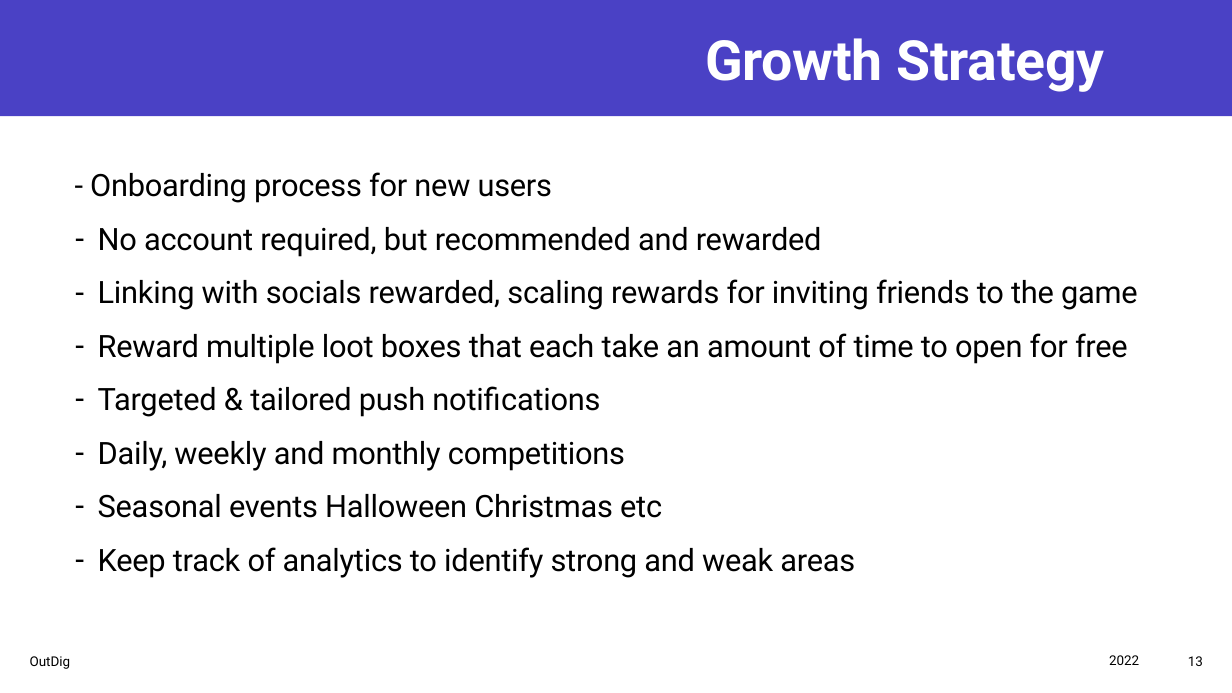
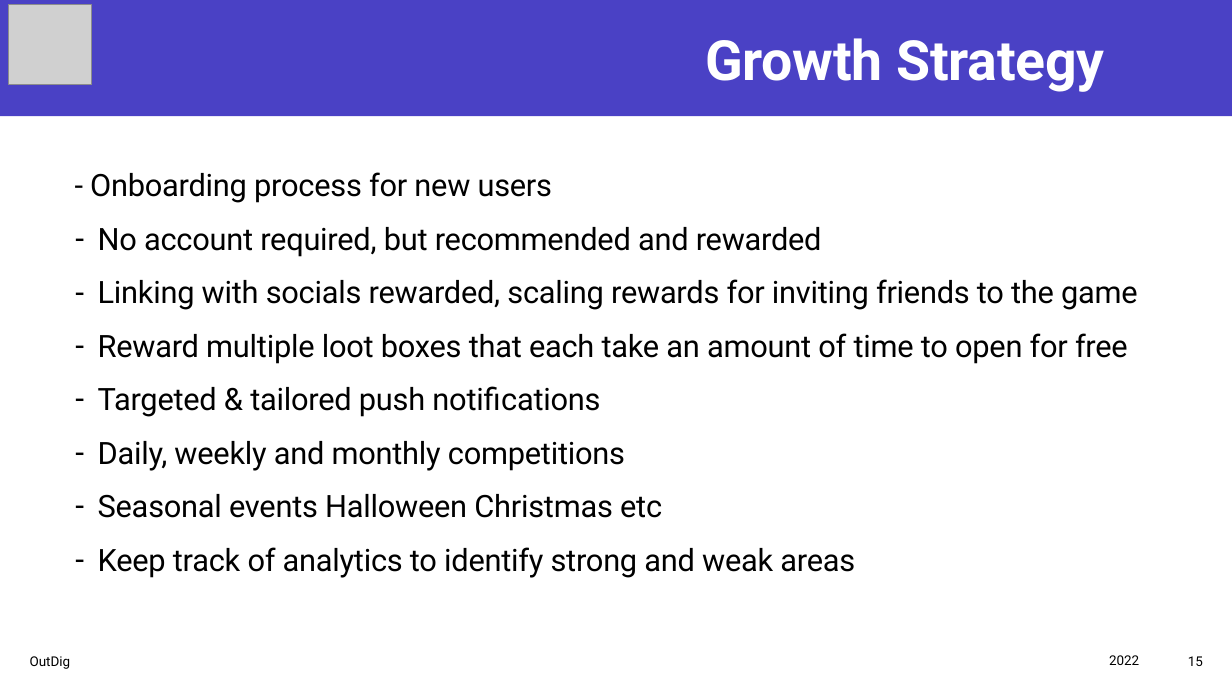
Before and after one commit to Joe34441/IndieDevPPT, a slide deck: slide 15 of CT6018 Joe Mason s4001719.pptx (slide 13 before the commit). Drawn at 1232x693 pixels with LibreOffice and Linux fonts; fonts in the diff are those of the drawing; grey boxes stand for pictures. Boxes give left, top, right and bottom in pixels: in the first picture for what was removed or moved away, otherwise in the second. Text is boxed around its words. In the diff, an @@ line names an element or a change of style, - is before the commit and + after.

```diff
--- a/CT6018 Joe Mason s4001719.pptx
+++ b/CT6018 Joe Mason s4001719.pptx
@@ picture added at [9, 5, 92, 85] @@
@@ page number at [1188, 656, 1203, 666]: text changed @@
-13
+15
```
Also in this commit, not shown: 14 other slides changed, 3 slides added, 1 slide removed, 1 other file.
